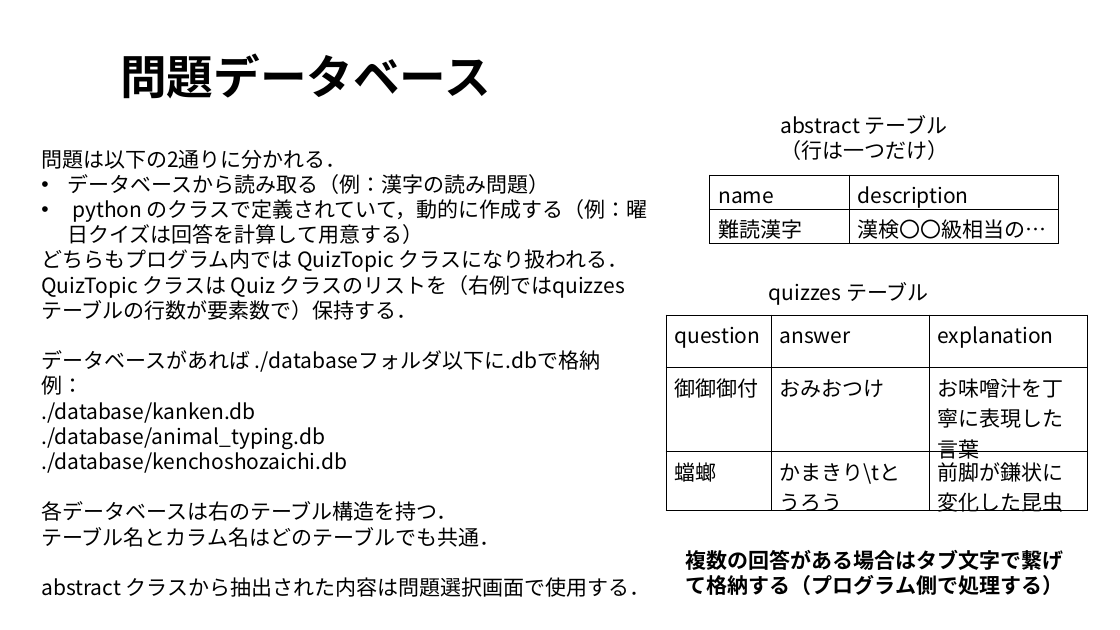
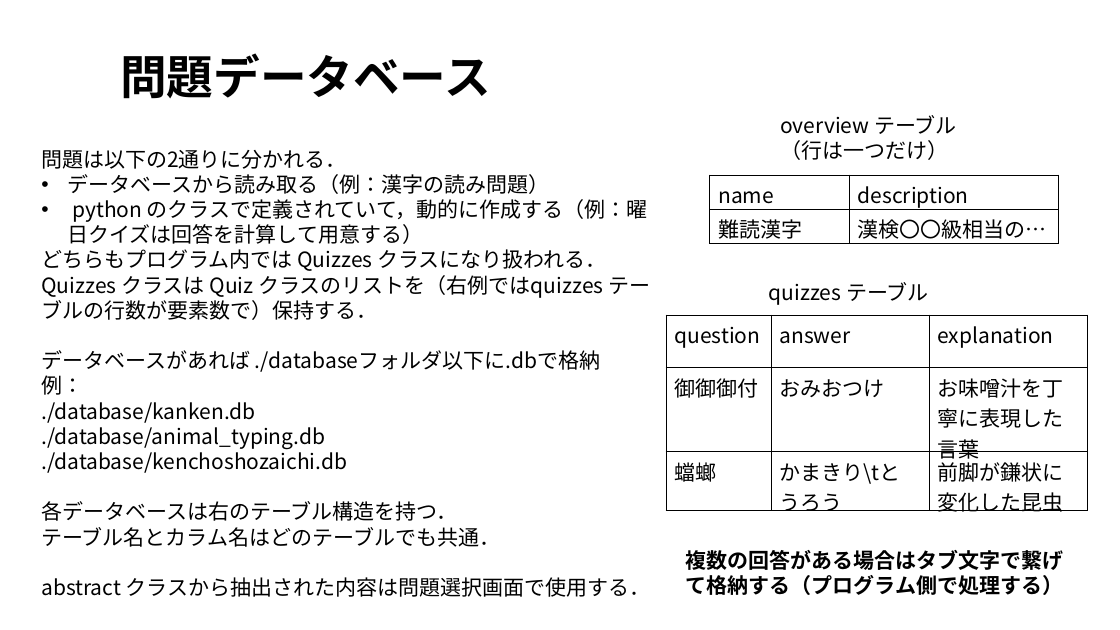
Before and after one commit to tanakai0/stdlib_py_typist, a slide deck: slide 3 of design.pptx. Drawn at 1120x630 pixels with LibreOffice and Linux fonts; fonts in the diff are those of the drawing. Boxes give left, top, right and bottom in pixels: in the first picture for what was removed or moved away, otherwise in the second. Text is boxed around its words. In the diff, an @@ line names an element or a change of style, - is before the commit and + after.

```diff
--- a/design.pptx
+++ b/design.pptx
@@ text at <box>780,115,957,134</box>: text changed @@
-abstract テーブル
+overview テーブル
@@ text at <box>41,249,650,320</box>: text changed @@
-どちらもプログラム内では QuizTopic クラスになり扱われる．QuizTopic クラスは Quiz クラスのリストを（右例ではquizzes テーブルの行数が要素数で）保持する．
+どちらもプログラム内では Quizzes クラスになり扱われる．Quizzes クラスは Quiz クラスのリストを（右例ではquizzes テーブルの行数が要素数で）保持する．
```
Also in this commit, not shown: 5 other files.
